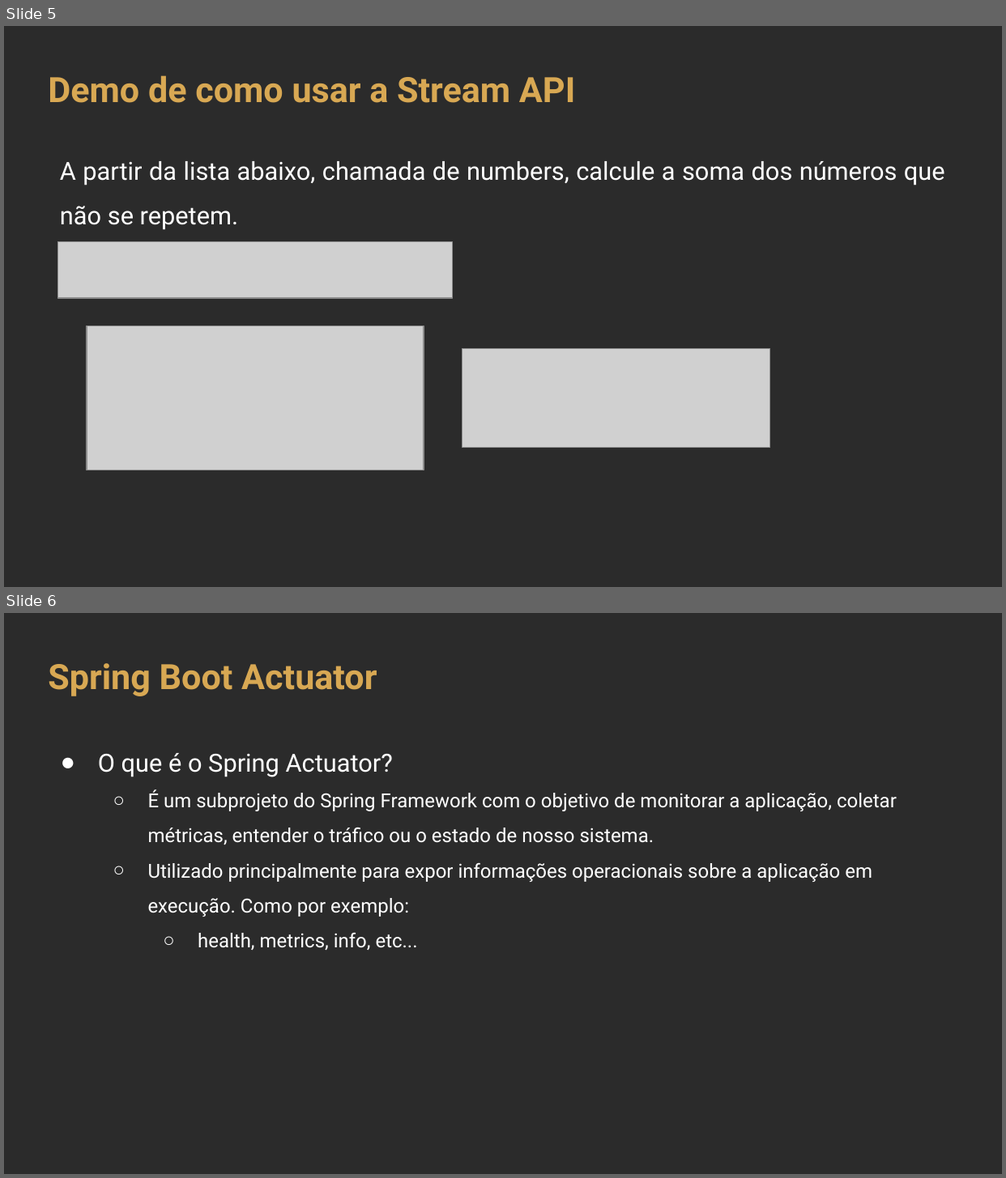
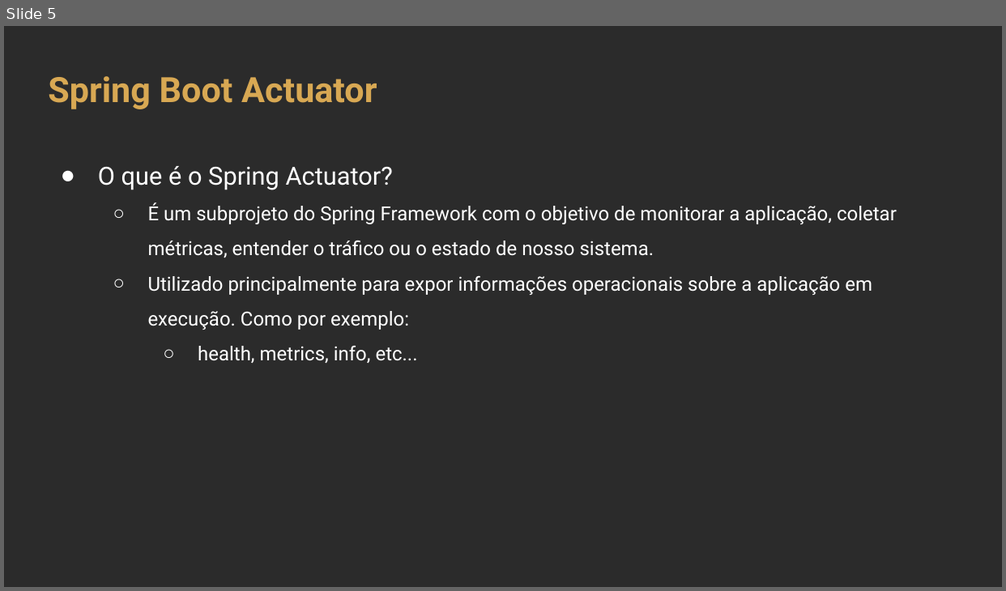
Before and after one commit to rocketseat-creators-program/spring-boot-actuator-2021-06-05, a slide deck: ApresentacaoSpringActuator.pptx. Shown one above the other, each under a label of ours: slides 5 and 6 before the commit, slide 5 after it. The pictures are 1006x1178 and 1006x591 pixels, drawn with LibreOffice and Linux fonts; fonts in the diff are those of the drawing; grey boxes stand for pictures; background and template pictures are left out; a plain dark background stands for a picture behind light text. Boxes give left, top, right and bottom in pixels: in the first picture for what was removed or moved away, otherwise in the second. Text is boxed around its words. In the diff, an @@ line names an element or a change of style, - is before the commit and + after.

```diff
--- a/ApresentacaoSpringActuator.pptx
+++ b/ApresentacaoSpringActuator.pptx
@@ slide 5 removed at box(4, 26, 1002, 587), background picture (left out) @@
@@ title removed at box(48, 75, 575, 103) @@
-Demo de como usar a Stream API
@@ text removed at box(60, 161, 945, 230) @@
-A partir da lista abaixo, chamada de numbers, calcule a soma dos números que não se repetem.
@@ picture removed at box(58, 242, 452, 298) @@
@@ picture removed at box(87, 327, 424, 471) @@
@@ picture removed at box(462, 349, 769, 448) @@
@@ what was slide 6 is now slide 5 @@
```
Also in this commit, not shown: 3 slides changed.
